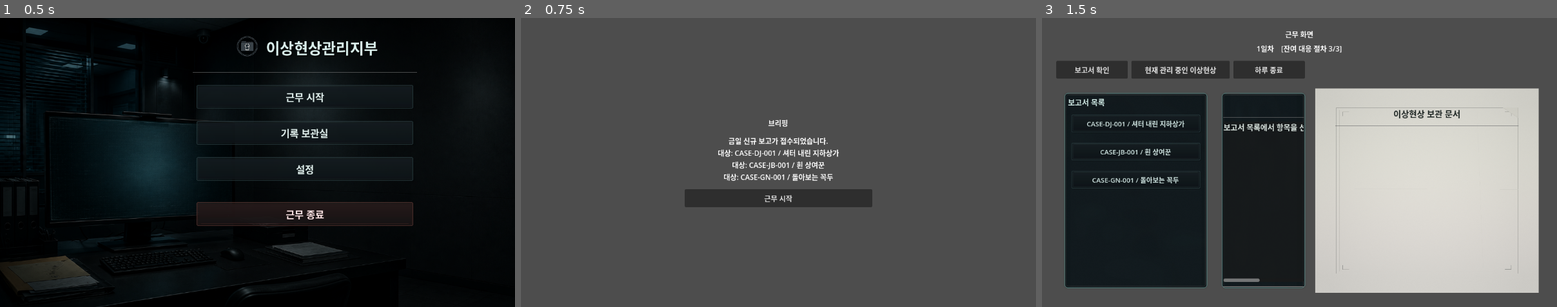
Above: before the commit, frames 1-3 (left to right).
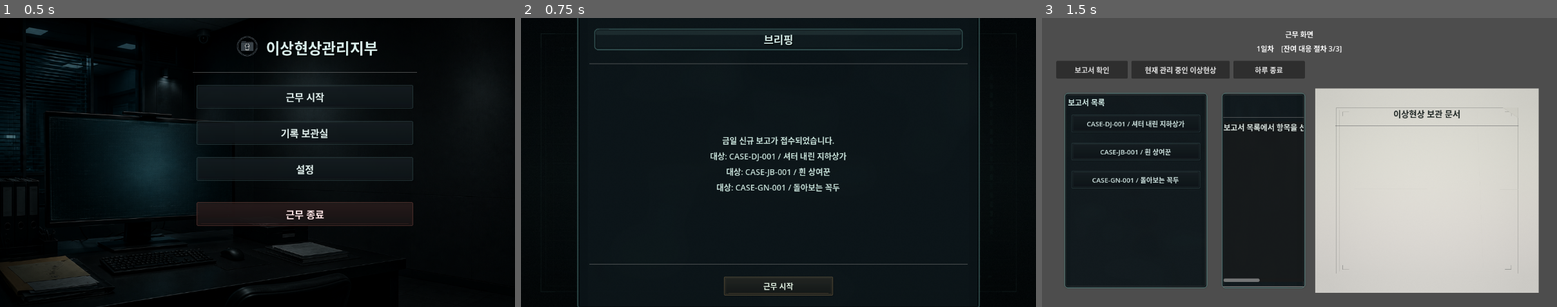
Above: after the commit, the same moments.

Repository: maze4670/AnomalyManagementBranch
Game: Godot game, scene res://scenes/main_menu/MainMenu.tscn
The game is run twice, just before and just after one commit, with the same random seed, the same clock (stepped at 60 frames per second) and the same inputs.
Inputs:
- Up to frame 1 (0.5 s): no input
- Up to frame 2 (0.75 s): click "근무 시작" at 0.5 s
- Up to frame 3 (1.5 s): click "근무 시작" at 1.25 s

Frame 1 is identical in both runs. In frame 2, 99% of the frame differs, in the area x 0-100%, y 0-100%; in frame 3, nothing differs.

Commit message:
Apply briefing screen UI theme

Diff:
--- a/scenes/briefing/BriefingScreen.tscn
+++ b/scenes/briefing/BriefingScreen.tscn
@@ -1,6 +1,55 @@
-[gd_scene load_steps=2 format=3]
+[gd_scene load_steps=11 format=3]
 
 [ext_resource type="Script" path="res://scripts/ui/briefing/briefing_screen.gd" id="1_briefing"]
+[ext_resource type="Texture2D" path="res://assets/ui/ui_work_terminal_background.png" id="2_background"]
+[ext_resource type="Texture2D" path="res://assets/ui/ui_report_body_panel.png" id="3_body_panel"]
+[ext_resource type="Texture2D" path="res://assets/ui/ui_report_header_panel.png" id="4_header_panel"]
+[ext_resource type="Texture2D" path="res://assets/ui/ui_confirm_button.png" id="5_confirm_button"]
+
+[sub_resource type="StyleBoxTexture" id="StyleBox_briefing_panel"]
+texture = ExtResource("3_body_panel")
+texture_margin_left = 28.0
+texture_margin_top = 28.0
+texture_margin_right = 28.0
+texture_margin_bottom = 28.0
+content_margin_left = 38.0
+content_margin_top = 32.0
+content_margin_right = 38.0
+content_margin_bottom = 32.0
+
+[sub_resource type="StyleBoxTexture" id="StyleBox_header"]
+texture = ExtResource("4_header_panel")
+texture_margin_left = 28.0
+texture_margin_top = 20.0
+texture_margin_right = 28.0
+texture_margin_bottom = 20.0
+content_margin_left = 22.0
+content_margin_top = 12.0
+content_margin_right = 22.0
+content_margin_bottom = 12.0
+
+[sub_resource type="StyleBoxTexture" id="StyleBox_confirm_normal"]
+texture = ExtResource("5_confirm_button")
+texture_margin_left = 28.0
+texture_margin_top = 16.0
+texture_margin_right = 28.0
+texture_margin_bottom = 16.0
+
+[sub_resource type="StyleBoxTexture" id="StyleBox_confirm_hover"]
+texture = ExtResource("5_confirm_button")
+texture_margin_left = 28.0
+texture_margin_top = 16.0
+texture_margin_right = 28.0
+texture_margin_bottom = 16.0
+modulate_color = Color(1.14, 0.92, 0.7, 1)
+
+[sub_resource type="StyleBoxTexture" id="StyleBox_confirm_pressed"]
+texture = ExtResource("5_confirm_button")
+texture_margin_left = 28.0
+texture_margin_top = 16.0
+texture_margin_right = 28.0
+texture_margin_bottom = 16.0
+modulate_color = Color(0.76, 0.6, 0.46, 1)
 
 [node name="BriefingScreen" type="Control"]
 layout_mode = 3
@@ -11,34 +60,102 @@
 grow_vertical = 2
 script = ExtResource("1_briefing")
 
-[node name="CenterContainer" type="CenterContainer" parent="."]
+[node name="Background" type="TextureRect" parent="."]
+modulate = Color(0.78, 0.82, 0.8, 1)
 layout_mode = 1
 anchors_preset = 15
 anchor_right = 1.0
 anchor_bottom = 1.0
 grow_horizontal = 2
 grow_vertical = 2
+mouse_filter = 2
+texture = ExtResource("2_background")
+expand_mode = 1
+stretch_mode = 6
 
-[node name="BriefingContainer" type="VBoxContainer" parent="CenterContainer"]
+[node name="ReadabilityOverlay" type="ColorRect" parent="."]
+modulate = Color(1, 1, 1, 0.36)
+layout_mode = 1
+anchors_preset = 15
+anchor_right = 1.0
+anchor_bottom = 1.0
+grow_horizontal = 2
+grow_vertical = 2
+mouse_filter = 2
+color = Color(0.015, 0.035, 0.04, 1)
+
+[node name="CenterContainer" type="CenterContainer" parent="."]
+layout_mode = 1
+anchors_preset = 15
+anchor_right = 1.0
+anchor_bottom = 1.0
+offset_left = 24.0
+offset_top = 20.0
+offset_right = -24.0
+offset_bottom = -24.0
+grow_horizontal = 2
+grow_vertical = 2
+
+[node name="BriefingPanel" type="PanelContainer" parent="CenterContainer"]
+custom_minimum_size = Vector2(920, 680)
 layout_mode = 2
-theme_override_constants/separation = 16
+theme_override_styles/panel = SubResource("StyleBox_briefing_panel")
 
-[node name="TitleLabel" type="Label" parent="CenterContainer/BriefingContainer"]
+[node name="BriefingContainer" type="VBoxContainer" parent="CenterContainer/BriefingPanel"]
 layout_mode = 2
+theme_override_constants/separation = 18
+
+[node name="HeaderPanel" type="PanelContainer" parent="CenterContainer/BriefingPanel/BriefingContainer"]
+layout_mode = 2
+theme_override_styles/panel = SubResource("StyleBox_header")
+
+[node name="TitleLabel" type="Label" parent="CenterContainer/BriefingPanel/BriefingContainer/HeaderPanel"]
+custom_minimum_size = Vector2(0, 44)
+layout_mode = 2
+theme_override_colors/font_color = Color(0.84, 0.93, 0.91, 1)
+theme_override_colors/font_shadow_color = Color(0, 0, 0, 0.85)
+theme_override_constants/shadow_offset_x = 1
+theme_override_constants/shadow_offset_y = 2
+theme_override_font_sizes/font_size = 24
 text = "브리핑"
 horizontal_alignment = 1
 vertical_alignment = 1
 
-[node name="BodyLabel" type="Label" parent="CenterContainer/BriefingContainer"]
-custom_minimum_size = Vector2(420, 80)
+[node name="HeaderDivider" type="HSeparator" parent="CenterContainer/BriefingPanel/BriefingContainer"]
 layout_mode = 2
+
+[node name="BodyScrollContainer" type="ScrollContainer" parent="CenterContainer/BriefingPanel/BriefingContainer"]
+layout_mode = 2
+size_flags_vertical = 3
+
+[node name="BodyLabel" type="Label" parent="CenterContainer/BriefingPanel/BriefingContainer/BodyScrollContainer"]
+custom_minimum_size = Vector2(800, 360)
+layout_mode = 2
+size_flags_horizontal = 3
+size_flags_vertical = 3
+theme_override_colors/font_color = Color(0.78, 0.88, 0.85, 1)
+theme_override_constants/line_spacing = 8
+theme_override_font_sizes/font_size = 18
 text = "금일 신규 보고는 없습니다."
 horizontal_alignment = 1
 vertical_alignment = 1
+autowrap_mode = 2
 
-[node name="StartWorkButton" type="Button" parent="CenterContainer/BriefingContainer"]
-custom_minimum_size = Vector2(240, 40)
+[node name="FooterDivider" type="HSeparator" parent="CenterContainer/BriefingPanel/BriefingContainer"]
 layout_mode = 2
+
+[node name="StartWorkButton" type="Button" parent="CenterContainer/BriefingPanel/BriefingContainer"]
+custom_minimum_size = Vector2(260, 58)
+layout_mode = 2
+size_flags_horizontal = 4
+theme_override_colors/font_color = Color(0.9, 0.96, 0.9, 1)
+theme_override_colors/font_hover_color = Color(1, 1, 1, 1)
+theme_override_colors/font_pressed_color = Color(0.9, 0.86, 0.78, 1)
+theme_override_font_sizes/font_size = 17
+theme_override_styles/normal = SubResource("StyleBox_confirm_normal")
+theme_override_styles/hover = SubResource("StyleBox_confirm_hover")
+theme_override_styles/pressed = SubResource("StyleBox_confirm_pressed")
+theme_override_styles/focus = SubResource("StyleBox_confirm_hover")
 text = "근무 시작"
 
-[connection signal="pressed" from="CenterContainer/BriefingContainer/StartWorkButton" to="." method="_on_start_work_button_pressed"]
+[connection signal="pressed" from="CenterContainer/BriefingPanel/BriefingContainer/StartWorkButton" to="." method="_on_start_work_button_pressed"]
--- a/scripts/ui/briefing/briefing_screen.gd
+++ b/scripts/ui/briefing/briefing_screen.gd
@@ -3,7 +3,7 @@
 const WORK_SCENE_PATH := "res://scenes/work/WorkScreen.tscn"
 const DATA_MANAGER_SCRIPT := preload("res://scripts/data/data_manager.gd")
 
-@onready var body_label: Label = $CenterContainer/BriefingContainer/BodyLabel
+@onready var body_label: Label = $CenterContainer/BriefingPanel/BriefingContainer/BodyScrollContainer/BodyLabel
 
 
 func _ready() -> void:
